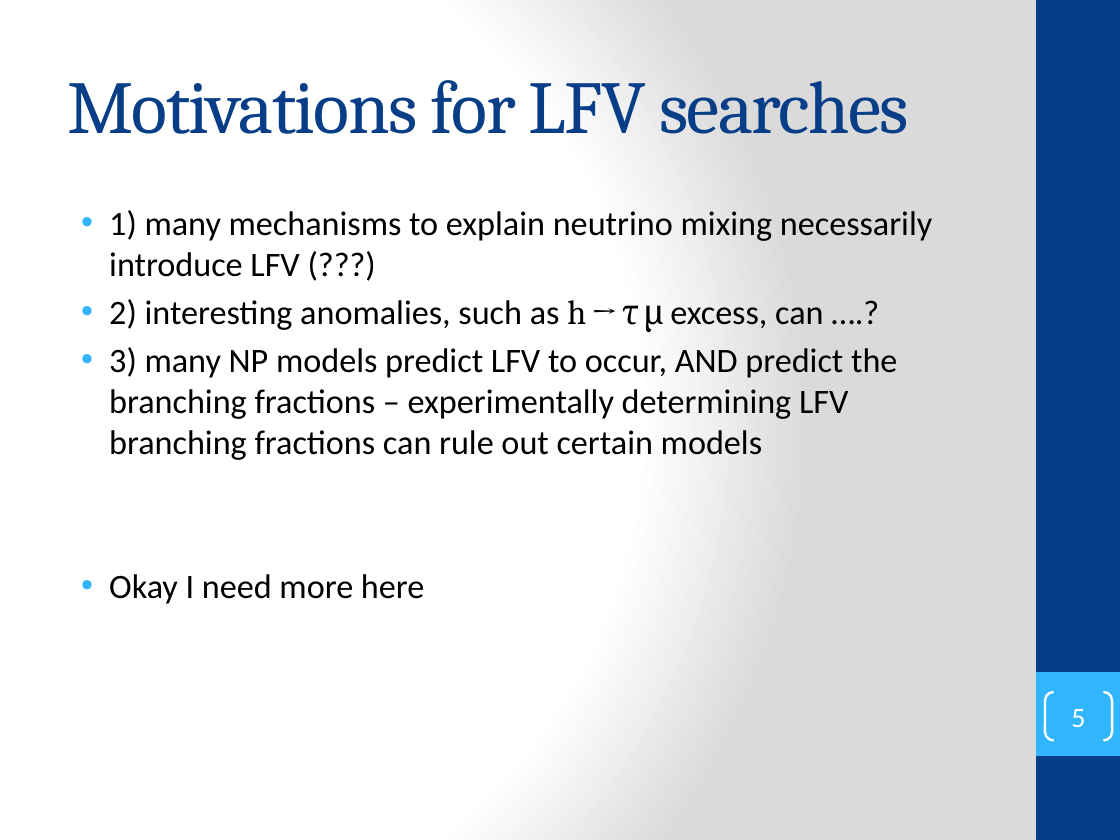
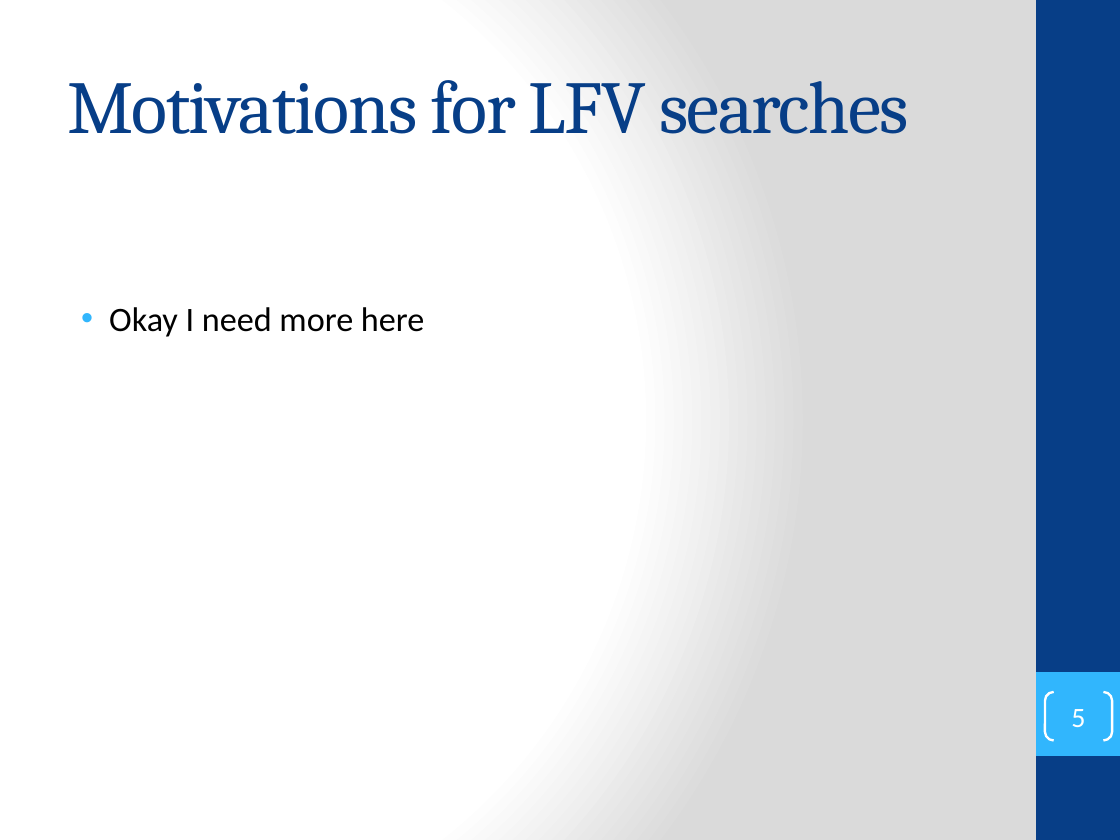
Before and after one commit to secret-agent-drone/lit-review, a slide deck: slide 5 of LiteratureReview_talk/lit_review_talk.pptx. Drawn at 1120x840 pixels with LibreOffice and Linux fonts; fonts in the diff are those of the drawing. Boxes give left, top, right and bottom in pixels: in the first picture for what was removed or moved away, otherwise in the second. Text is boxed around its words. In the diff, an @@ line names an element or a change of style, - is before the commit and + after.

```diff
--- a/LiteratureReview_talk/lit_review_talk.pptx
+++ b/LiteratureReview_talk/lit_review_talk.pptx
@@ text at bbox=[109, 210, 932, 460]: paragraphs removed @@
-• 1) many mechanisms to explain neutrino mixing necessarily introduce LFV (???)
-• 2) interesting anomalies, such as h → τ μ excess, can ….?
-• 3) many NP models predict LFV to occur, AND predict the branching fractions – experimentally determining LFV branching fractions can rule out certain models
```
Also in this commit, not shown: 8 other slides changed, 1 slide added, 6 other files.
